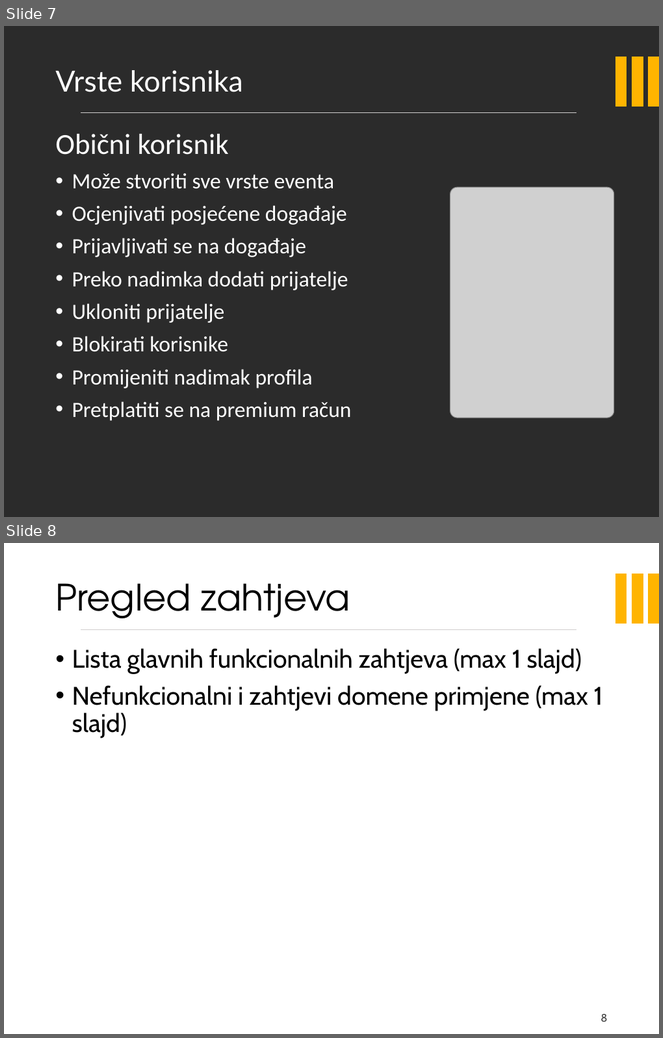
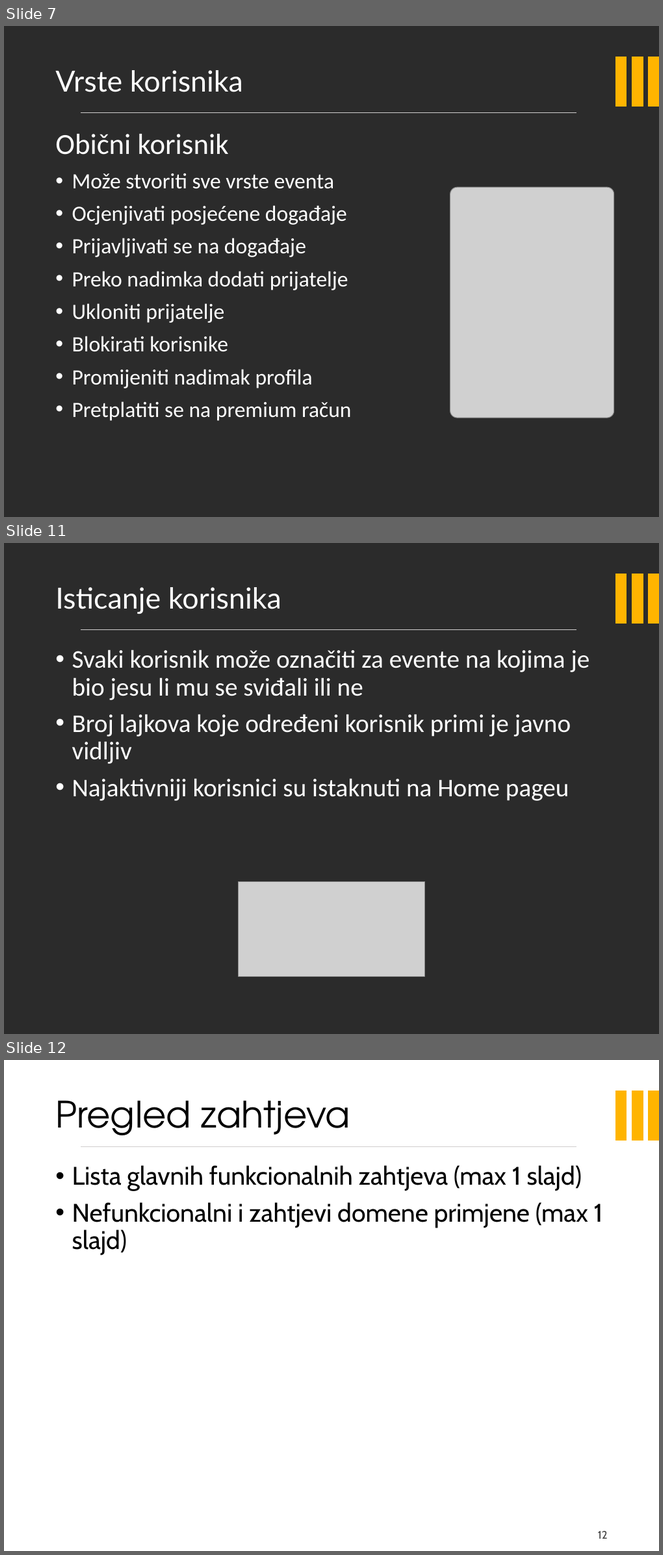
Before and after one commit to velimirkovacic/software_engineering_project, a slide deck: Dokumentacija/Prezentacija/EventkoPreza.pptx. Shown one above the other, each under a label of ours: slides 7 and 8 before the commit, slides 7, 11 and 12 after it; the slides between them are not shown. The pictures are 663x1038 and 663x1555 pixels, drawn with LibreOffice and Linux fonts; fonts in the diff are those of the drawing; grey boxes stand for pictures; background and template pictures are left out; a plain dark background stands for a picture behind light text. Boxes give left, top, right and bottom in pixels: in the first picture for what was removed or moved away, otherwise in the second. Text is boxed around its words. In the diff, an @@ line names an element or a change of style, - is before the commit and + after.

Commit message:
dodane sve vrste korisnika

```diff
--- a/Dokumentacija/Prezentacija/EventkoPreza.pptx
+++ b/Dokumentacija/Prezentacija/EventkoPreza.pptx
@@ slide 11 added at box(4, 543, 659, 1034), background picture (left out); not listed: 4 template elements that a slide beside it also shows @@
@@ title added at box(55, 587, 282, 614), 32 pt, text #FFFFFF @@
+Isticanje korisnika
@@ text added at box(72, 650, 590, 801), 28 pt, text #FFFFFF @@
+• Svaki korisnik može označiti za evente na kojima je bio jesu li mu se sviđali ili ne
+• Broj lajkova koje određeni korisnik primi je javno vidljiv
+• Najaktivniji korisnici su istaknuti na Home pageu
@@ picture added at box(238, 882, 425, 977) @@
@@ what was slide 8 is now slide 12 @@
@@ page number at box(598, 1531, 608, 1539): text changed @@
-8
+12
```
Also in this commit, not shown: 3 other slides added.
